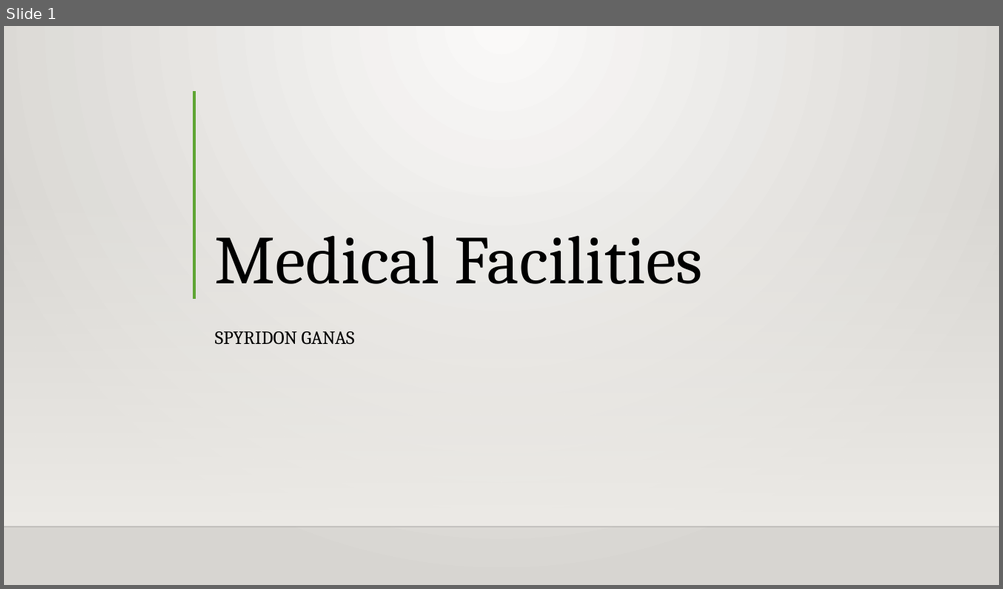
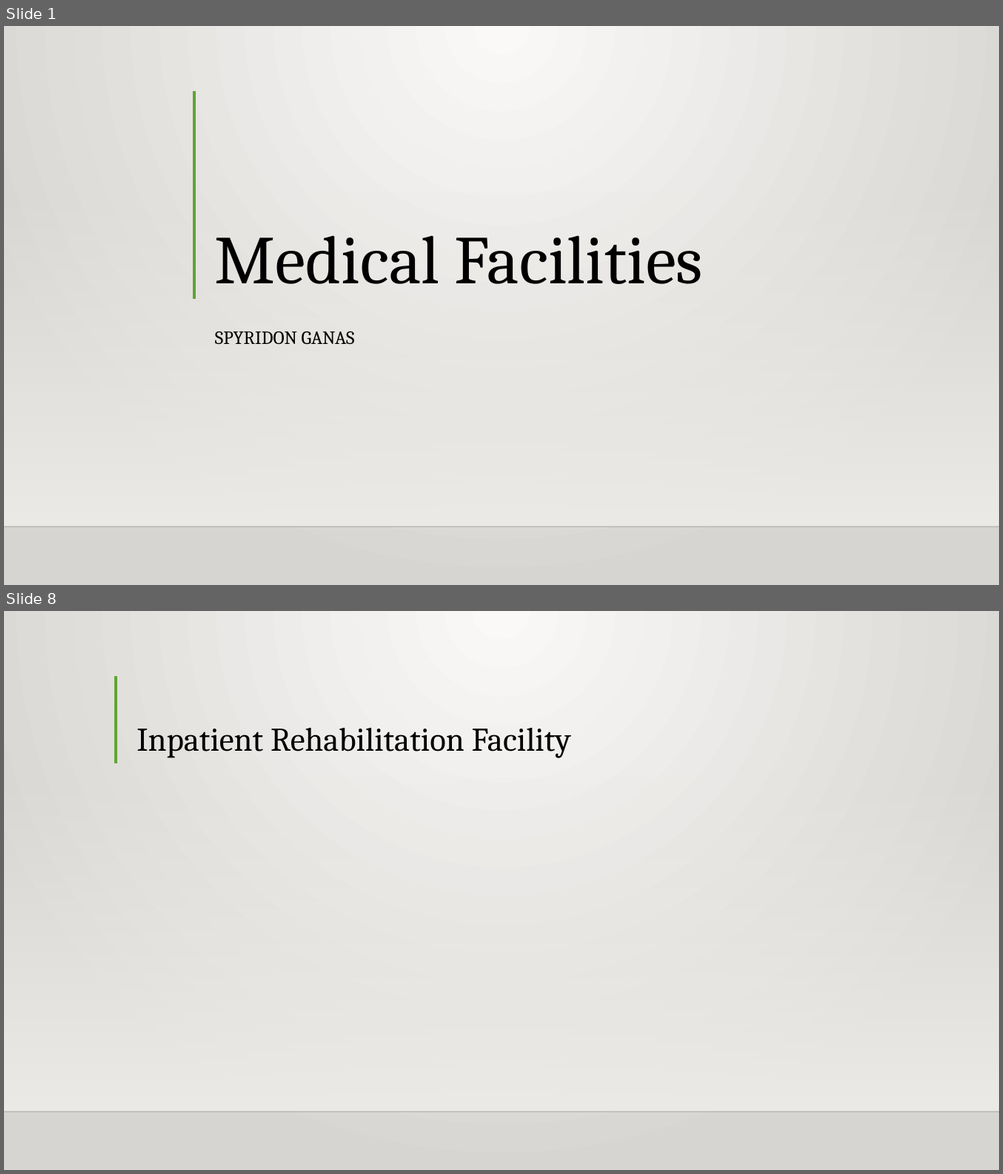
Before and after one commit to Intro-to-APCD/Intro-to-APCD.github.io, a slide deck: PowerPoints/Phase 3 - Claims Terminology/017 What are the Different Types of Medical Facilities.pptx. Shown one above the other, each under a label of ours: slide 1 before the commit, slides 1 and 8 after it; the slides between them are not shown. The pictures are 1003x589 and 1003x1174 pixels, drawn with LibreOffice and Linux fonts; fonts in the diff are those of the drawing; background and template pictures are left out. Boxes give left, top, right and bottom in pixels: in the first picture for what was removed or moved away, otherwise in the second. Text is boxed around its words. In the diff, an @@ line names an element or a change of style, - is before the commit and + after.

```diff
--- a/PowerPoints/Phase 3 - Claims Terminology/017 What are the Different Types of Medical Facilities.pptx
+++ b/PowerPoints/Phase 3 - Claims Terminology/017 What are the Different Types of Medical Facilities.pptx
@@ slide 8 added at [4,611,999,1170], background gradient #FAFAF9 to #D7D5D2; not listed: 2 template elements that a slide beside it also shows @@
@@ line added from (116, 676) to (116, 763), #5FA534 3 pt @@
@@ title added at [136,728,571,758], 32 pt, text #000000 @@
+Inpatient Rehabilitation Facility
```
Also in this commit, not shown: 9 other slides added, 4 slides removed, 3 other files.
